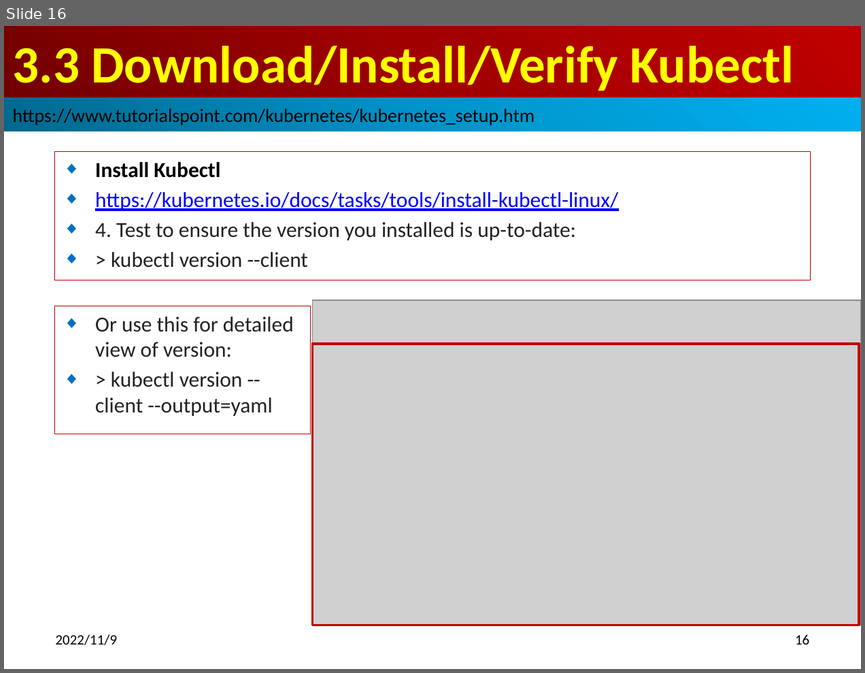
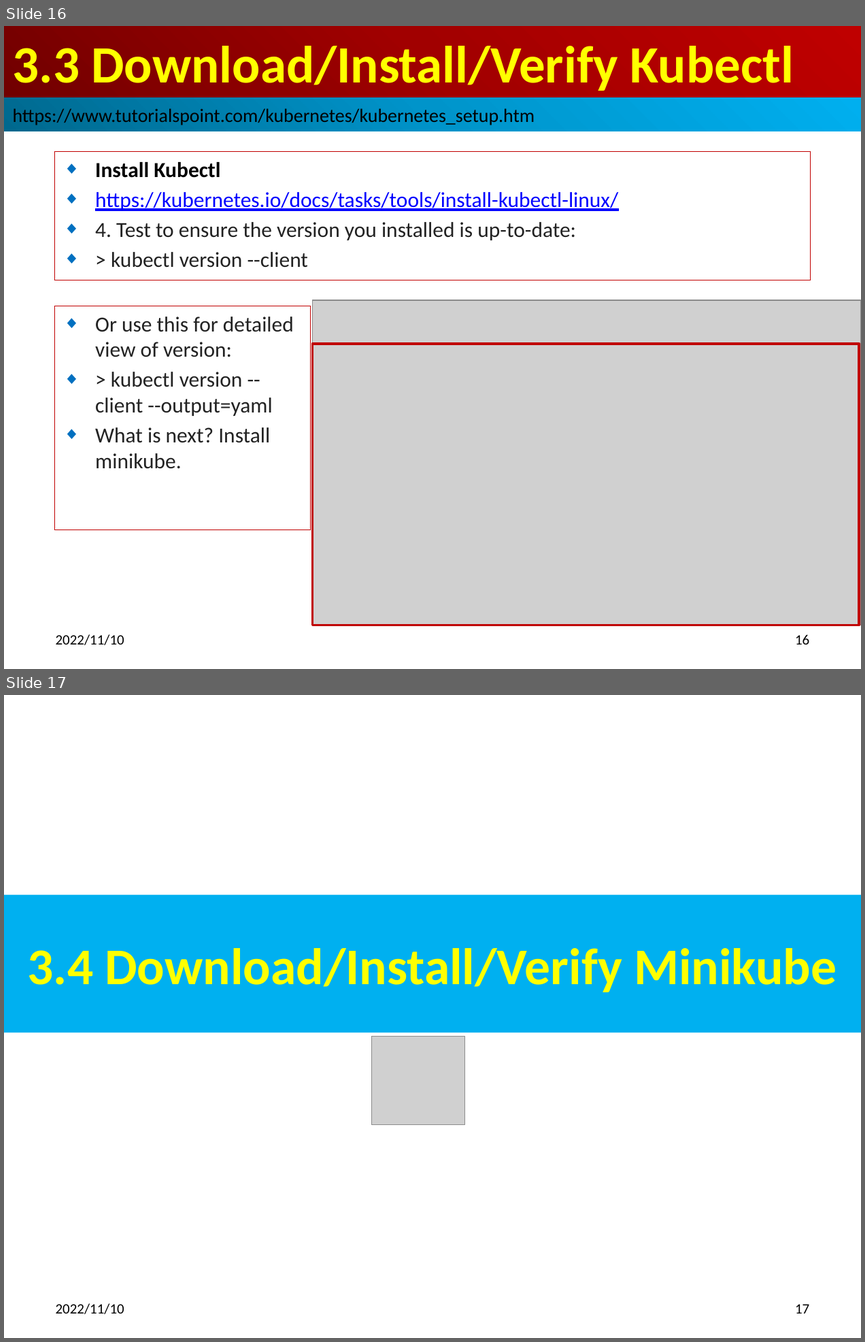
Before and after one commit to peterhchen/910_Kubernetes_TP_IO, a slide deck: 004_KubernetesSetup.pptx. Shown one above the other, each under a label of ours: slide 16 before the commit, slides 16 and 17 after it. The pictures are 865x673 and 865x1342 pixels, drawn with LibreOffice and Linux fonts; fonts in the diff are those of the drawing; grey boxes stand for pictures. Boxes give left, top, right and bottom in pixels: in the first picture for what was removed or moved away, otherwise in the second. Text is boxed around its words. In the diff, an @@ line names an element or a change of style, - is before the commit and + after.

```diff
--- a/004_KubernetesSetup.pptx
+++ b/004_KubernetesSetup.pptx
@@ slide 17 added at <box>4,695,861,1338</box>, background #FFFFFF @@
@@ title added at <box>4,895,861,1032</box>, fill #00B0F0, 43.2 pt, text #FFFF00, bold @@
+3.4 Download/Install/Verify Minikube
@@ picture added at <box>372,1036,465,1124</box> @@
@@ text added at <box>56,1303,124,1314</box>, 12 pt, text #000000 @@
+2022/11/10
@@ page number added at <box>795,1304,809,1313</box>, 12 pt, text #000000 @@
+17
@@ slide 16 changed as well @@
@@ rectangle "Or use this for detailed ...": place and size @@
-rectangle "Or use this for detailed ..." at <box>54,305,311,434</box>
+rectangle "Or use this for detailed ..." at <box>54,305,311,529</box>
@@ text in rectangle at <box>95,427,270,469</box>: paragraph added @@
+◆ What is next? Install minikube.
@@ text at <box>56,634,124,645</box>: text changed @@
-2022/11/9
+2022/11/10
```
Also in this commit, not shown: 16 other slides changed, 23 other slides added.
